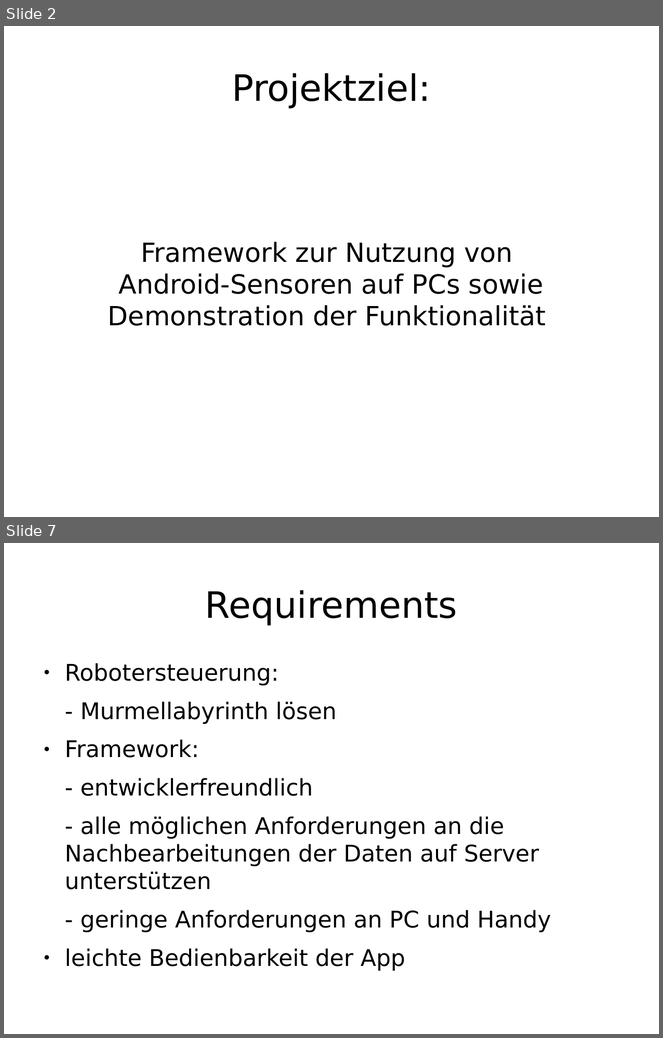
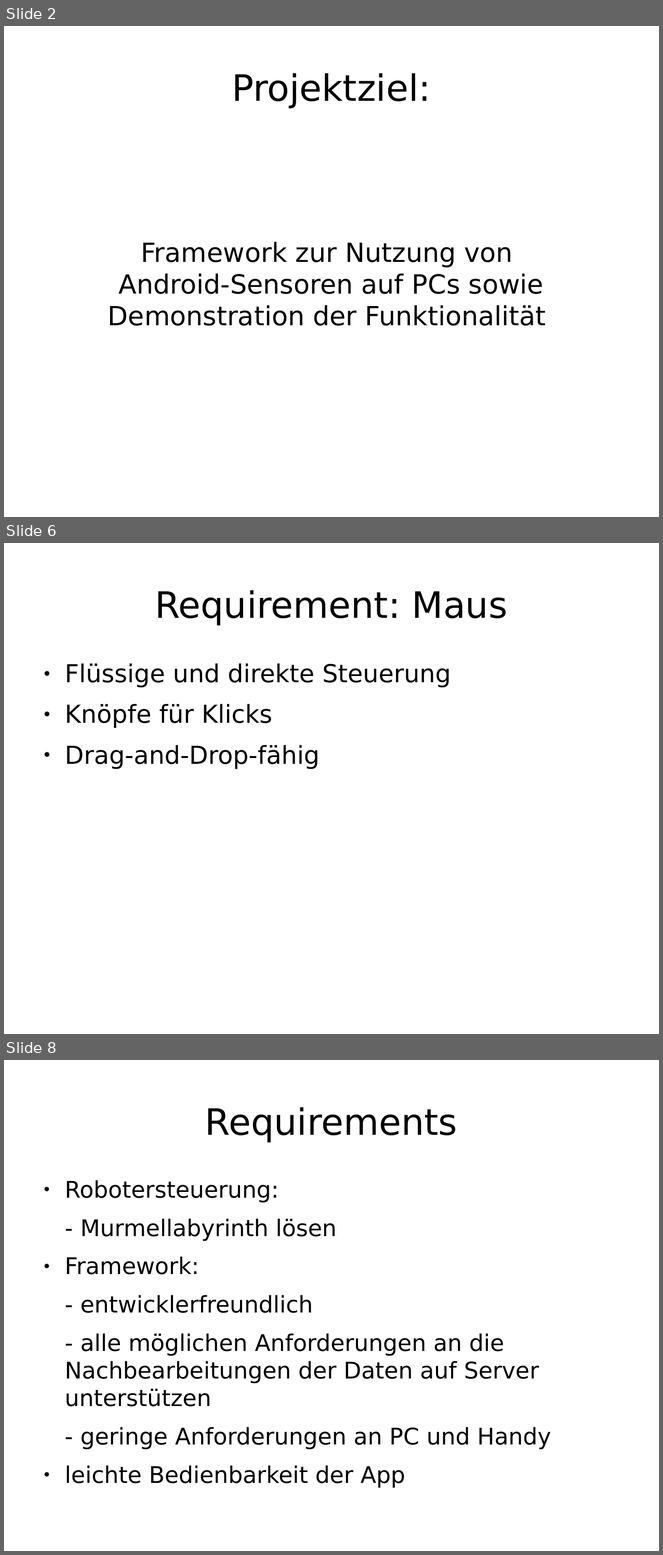
Before and after one commit to enra64/psychic-giggle, a slide deck: zwischenstand anfang dezember.odp. Shown one above the other, each under a label of ours: slides 2 and 7 before the commit, slides 2, 6 and 8 after it; the slides between them are not shown. The pictures are 663x1038 and 663x1555 pixels, drawn with LibreOffice and Linux fonts; fonts in the diff are those of the drawing. Boxes give left, top, right and bottom in pixels: in the first picture for what was removed or moved away, otherwise in the second. Text is boxed around its words. In the diff, an @@ line names an element or a change of style, - is before the commit and + after.

```diff
--- a/zwischenstand anfang dezember.odp
+++ b/zwischenstand anfang dezember.odp
@@ slide 6 added at [4, 543, 659, 1034], background #FFFFFF @@
@@ title added at [155, 590, 508, 626], 44 pt, text #000000 @@
+Requirement: Maus
@@ text added at [65, 663, 451, 769], 30 pt, text #000000 @@
+● Flüssige und direkte Steuerung
+● Knöpfe für Klicks
+● Drag-and-Drop-fähig
@@ what was slide 7 is now slide 8 @@
```
Also in this commit, not shown: 4 slides changed, 2 other slides added, 5 slides removed, 2 other files.
